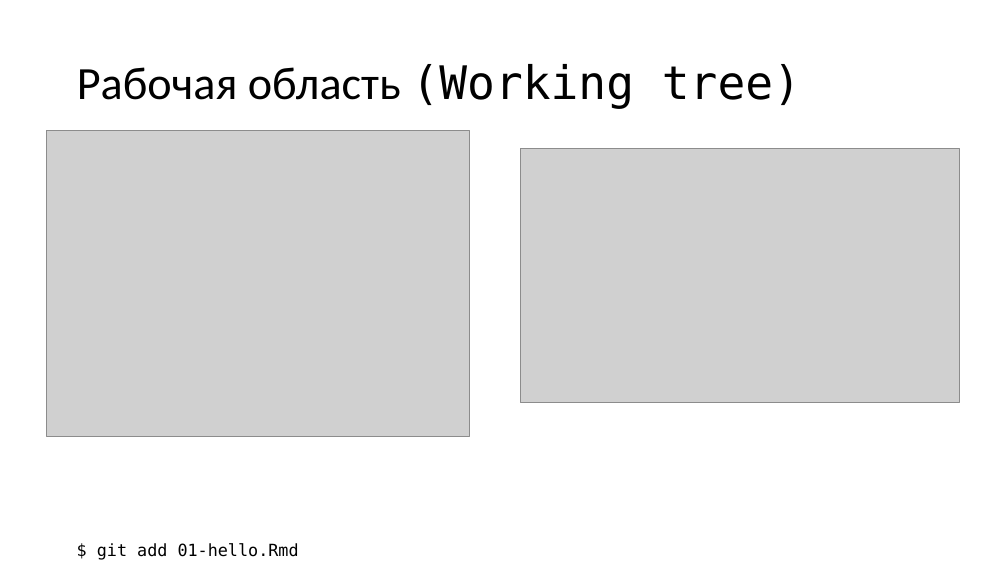
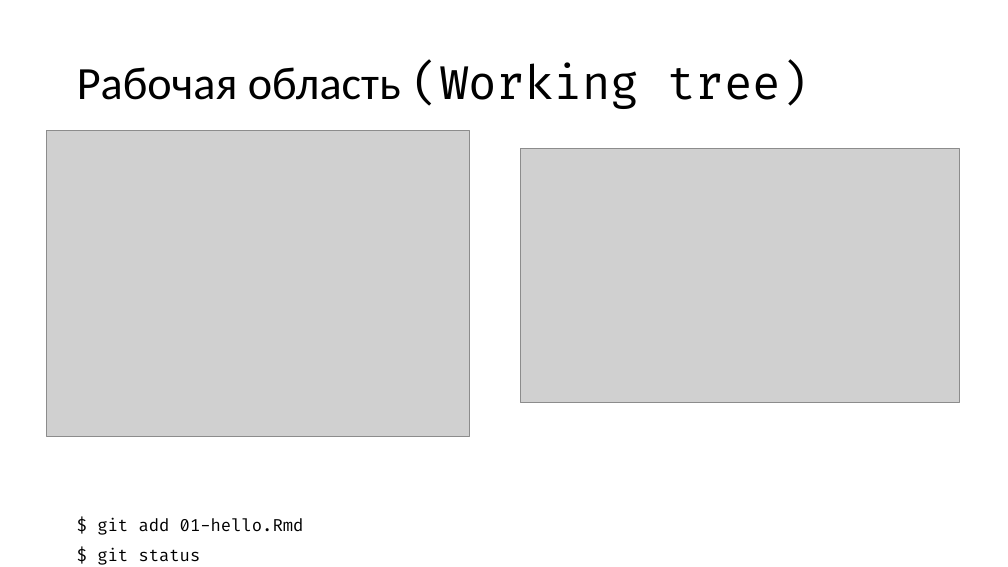
Before and after one commit to yoursdearboy/git-101, a slide deck: slide 48 of slides.pptx (slide 19 before the commit). Drawn at 1008x567 pixels with LibreOffice and Linux fonts; fonts in the diff are those of the drawing; grey boxes stand for pictures. Boxes give left, top, right and bottom in pixels: in the first picture for what was removed or moved away, otherwise in the second. Text is boxed around its words. In the diff, an @@ line names an element or a change of style, - is before the commit and + after.

```diff
--- a/slides.pptx
+++ b/slides.pptx
@@ title "Рабочая область (Working tree)" at (77, 62, 809, 109): font DejaVu Sans Mono to Fira Code in "(Working tree)" @@
@@ text "$ git add 01-hello.Rmd": place and size @@
-text "$ git add 01-hello.Rmd" at (97, 543, 299, 560)
+text "$ git add 01-hello.Rmd" at (97, 518, 304, 565)
@@ text at (97, 518, 304, 535): font DejaVu Sans Mono to Fira Code in "$ git add 01-hello.Rmd"; line spacing 1 to 1.5 @@
@@ text at (97, 548, 201, 565): paragraph added @@
+$ git status
```
Also in this commit, not shown: 36 other slides changed, 20 slides added, 11 slides removed, 2 other files.
